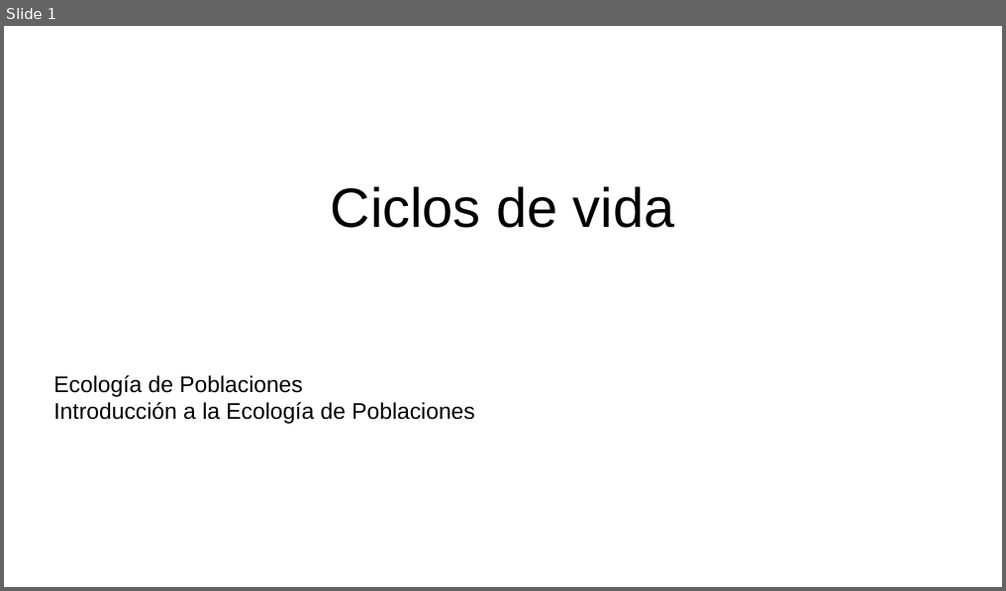
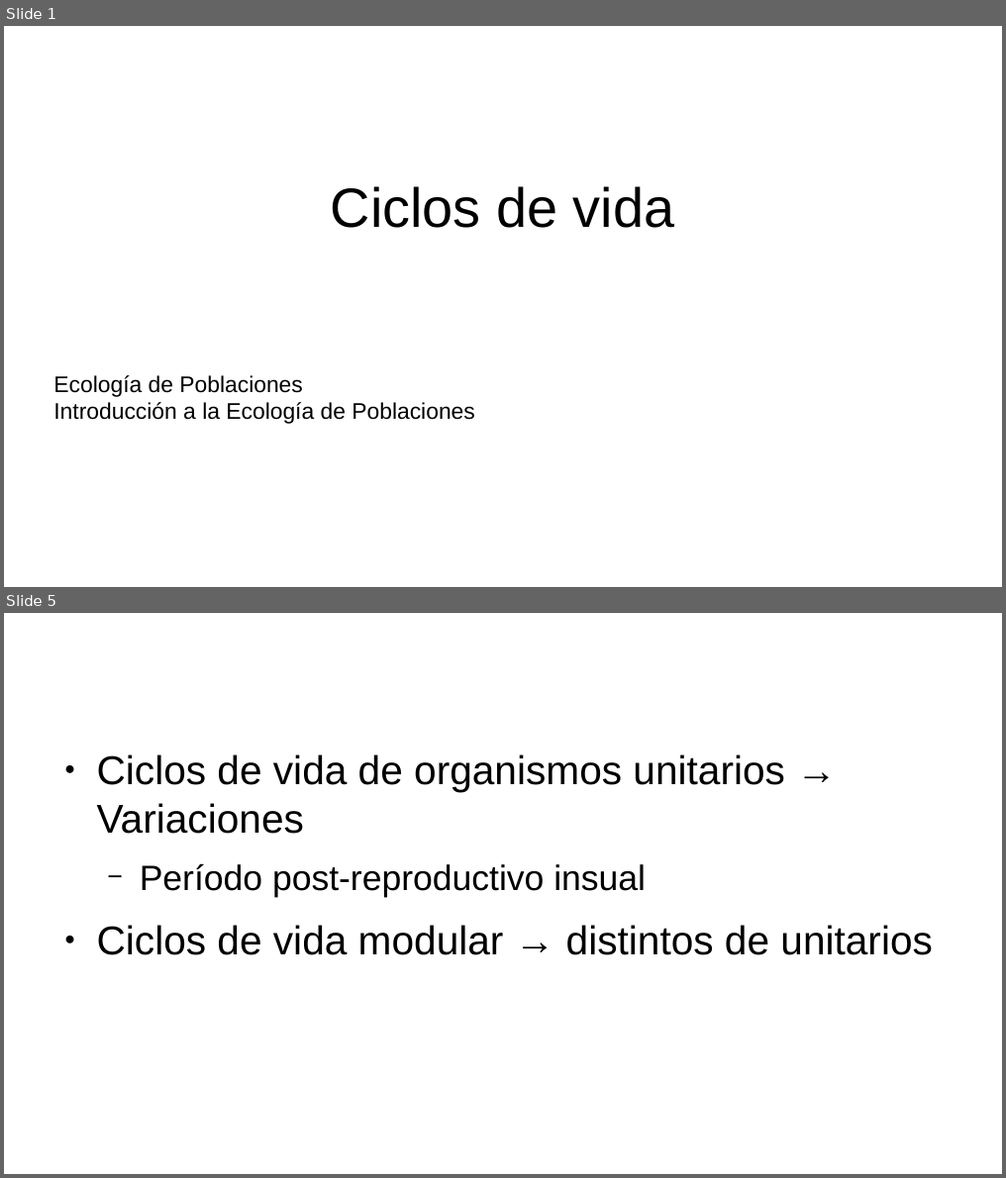
Before and after one commit to gerardommc/Ecologia-poblaciones, a slide deck: Unidad-1/Ciclos-vida.odp. Shown one above the other, each under a label of ours: slide 1 before the commit, slides 1 and 5 after it; the slides between them are not shown. The pictures are 1006x591 and 1006x1178 pixels, drawn with LibreOffice and Linux fonts; fonts in the diff are those of the drawing. Boxes give left, top, right and bottom in pixels: in the first picture for what was removed or moved away, otherwise in the second. Text is boxed around its words. In the diff, an @@ line names an element or a change of style, - is before the commit and + after.

Commit message:
Ciclos terminado

```diff
--- a/Unidad-1/Ciclos-vida.odp
+++ b/Unidad-1/Ciclos-vida.odp
@@ slide 5 added at [4, 613, 1002, 1174], background #FFFFFF @@
@@ text added at [97, 755, 933, 956], 32 pt, text #000000 @@
+● Ciclos de vida de organismos unitarios → Variaciones
+  − Período post-reproductivo insual
+● Ciclos de vida modular → distintos de unitarios
```
Also in this commit, not shown: 9 other slides added, 1 slide removed, 8 other files.
